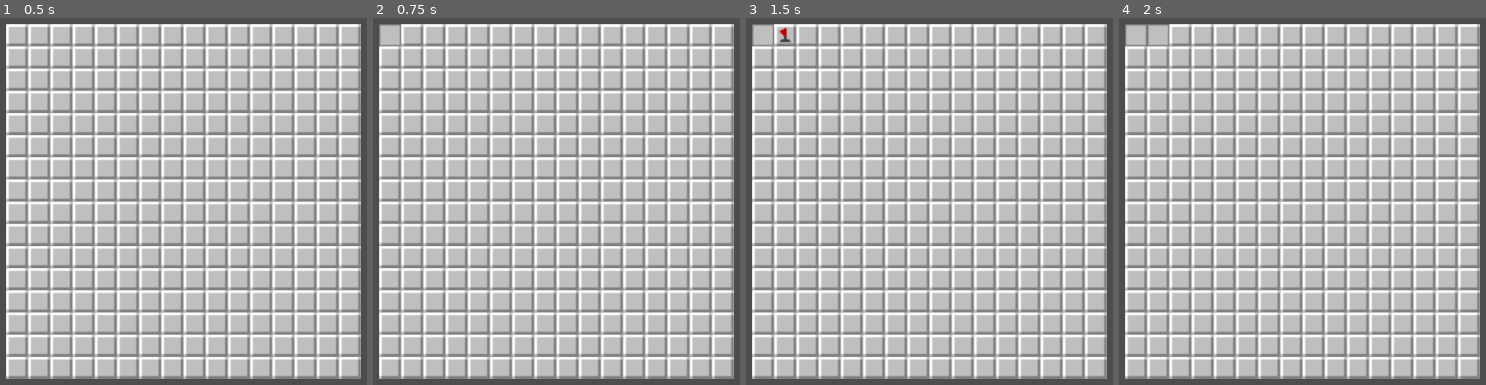
Above: before the commit, frames 1-4 (left to right).
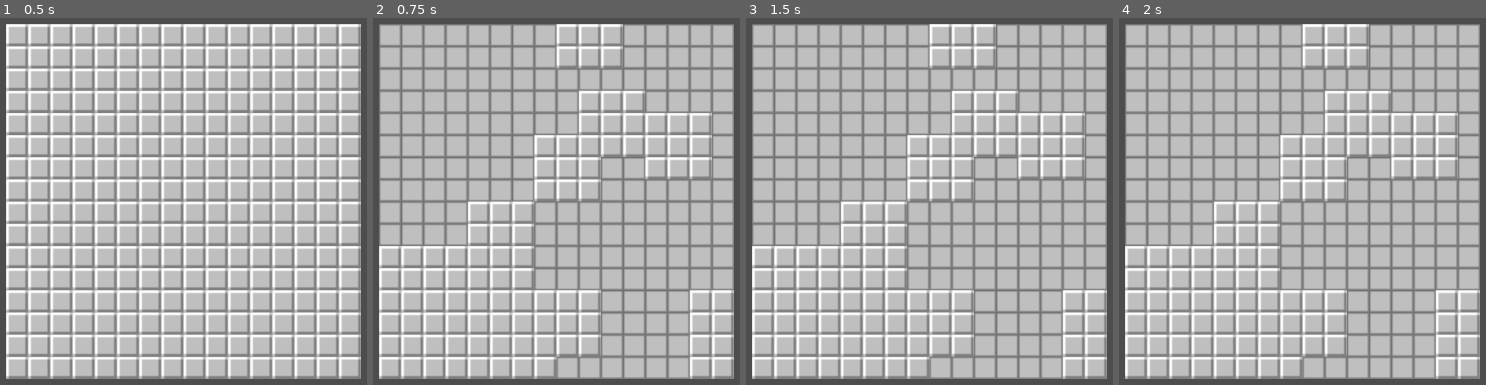
Above: after the commit, the same moments.

Repository: Legendaren/Minesweeper
Game: Godot game, scene res://root.tscn
Same seed, same stepped clock (60 frames per second), same inputs: the game is played once before the commit and once after it.
Inputs (mouse positions are in pixels of both pictures, inside the frame that each line leads up to):
- Up to frame 1 (0.5 s): no input
- Up to frame 2 (0.75 s): tap Enter at 0.5 s; move the mouse to (391, 36) at 0.52 s; press the mouse at (391, 36) at 0.53 s
- Up to frame 3 (1.5 s): tap Space at 1.25 s; move the mouse to (786, 36) at 1.27 s; release the mouse at (786, 36) at 1.28 s; right-click (786, 36) at 1.35 s
- Up to frame 4 (2 s): click (1159, 36) at 1.55 s

Frame 1 is identical in both runs. In frame 2, 21% of the frame differs, in the area x 1-99%, y 1-99%; in frame 3, 21%; in frame 4, 21%.

Commit message:
Reveal adjacent empty cells

Diff:
--- a/CellGrid.gd
+++ b/CellGrid.gd
@@ -11,6 +11,7 @@
 # Called when the node enters the scene tree for the first time.
 func _ready():
 	EventBus.mine_revealed.connect(on_mine_reveal)
+	EventBus.empty_cell_revealed.connect(on_empty_cell_reveal)
 
 	var grid: Array[Array] = cell_grid_generator.generate_empty_grid(ROW_COUNT, COLUMN_COUNT)
 	cells = grid
@@ -27,7 +28,47 @@
 	reveal_all_cells()
 
 
+func on_empty_cell_reveal(_cell: CellComponent) -> void:
+	print("Empty cell reveal")
+	var connected_empty_cells = connected_neighbor_empty_cells(cells, 5, 5)
+	for cell_pos in connected_empty_cells:
+		var cell: CellComponent = cells[cell_pos[0]][cell_pos[1]]
+		cell.reveal_cell()
+
+
 func reveal_all_cells() -> void:
 	for row in cells:
 		for cell: CellComponent in row:
 			cell.reveal_cell()
+
+
+func neighbor_empty_cells(grid: Array[Array], row: int, col: int) -> Array:
+	var neighbor_cells: Array = CellUtils.neighbor_positions(grid, row, col)
+	var empty_cells: Array = []
+	for pos in neighbor_cells:
+		var p_row: int = pos[0]
+		var p_col: int = pos[1]
+		var neighbor_cell: CellComponent = grid[p_row][p_col]
+		if neighbor_cell.cell_state == Enums.CellState.EMPTY:
+			empty_cells.append(pos)
+	return empty_cells
+
+
+func connected_neighbor_empty_cells(grid: Array[Array], row: int, col: int) -> Array:
+	var connected_cells := {}
+	var neighbor_queue = []
+	var neighbor_empty_cells: Array = neighbor_empty_cells(grid, row, col)
+	neighbor_queue.append_array(neighbor_empty_cells)
+
+	while not neighbor_queue.is_empty():
+		var neighbor_pos = neighbor_queue.pop_back()
+		var neighbor_str = "%d,%d" % [neighbor_pos[0], neighbor_pos[1]]
+		if not connected_cells.has(neighbor_str):
+			connected_cells[neighbor_str] = neighbor_pos
+			var nested_connected_neighbor = neighbor_empty_cells(grid, neighbor_pos[0], neighbor_pos[1])
+			neighbor_queue.append_array(nested_connected_neighbor)
+
+	var connected_cells_arr = []
+	for cell_str in connected_cells:
+		connected_cells_arr.append(connected_cells[cell_str])
+	return connected_cells_arr
--- a/Components/CellComponent.gd
+++ b/Components/CellComponent.gd
@@ -58,16 +58,18 @@
 	return neighbor_mines_to_region.get(neighbor_mines)
 
 func click_cell():
+	print("Cell selected")
+	print("Cell neighbor mines: ", neighbor_mine_count)
+	print("Cell has state ", Enums.CellState.keys()[cell_state])
 	reveal_cell()
 	if cell_state == Enums.CellState.MINE:
 		EventBus.mine_revealed.emit(self)
+	elif cell_state == Enums.CellState.EMPTY:
+		EventBus.empty_cell_revealed.emit(self)
 
 func reveal_cell():
 	sprite.region_rect = actual_cell_region
 	is_revealed = true
-	print("Cell selected")
-	print("Cell neighbor mines: ", neighbor_mine_count)
-	print("Cell has state ", Enums.CellState.keys()[cell_state])
 	EventBus.cell_left_click.emit(self)
 
 func flag_cell():
--- a/Components/EventBus.gd
+++ b/Components/EventBus.gd
@@ -3,3 +3,4 @@
 signal cell_left_click(cell: CellComponent)
 signal cell_right_click(cell: CellComponent)
 signal mine_revealed(cell: CellComponent)
+signal empty_cell_revealed(cell: CellComponent)
--- a/cell_grid_generator.gd
+++ b/cell_grid_generator.gd
@@ -32,11 +32,12 @@
 
 
 func increment_neighbor_mines(grid: Array[Array], row: int, col: int) -> void:
-	for pos in neighbor_positions(grid, row, col):
+	for pos in CellUtils.neighbor_positions(grid, row, col):
 		var r = pos[0]
 		var c = pos[1]
 		if CellUtils.in_bounds(grid, r, c):
 			grid[r][c].neighbor_mine_count += 1
+			grid[r][c].cell_state = Enums.CellState.NUMBER
 
 
 func update_cells_based_on_neighbor_mines(grid: Array[Array]) -> void:
@@ -44,21 +45,3 @@
 		for j in range(grid[0].size()):
 			var cell: CellComponent = grid[i][j]
 			cell.init_cell()
-
-func neighbor_positions(grid: Array[Array], row: int, col: int) -> Array:
-	var top_left = [row-1, col-1]
-	var top_center = [row-1, col]
-	var top_right = [row-1, col+1]
-	var center_left = [row, col-1]
-	var center_right = [row, col+1]
-	var bottom_left = [row+1, col-1]
-	var bottom_center = [row+1, col]
-	var bottom_right = [row+1, col+1]
-	var possible_positions = [top_left, top_center, top_right, center_left, center_right, bottom_left, bottom_center, bottom_right]
-	var valid_positions = []
-	for pos in possible_positions:
-		var r = pos[0]
-		var c = pos[1]
-		if CellUtils.in_bounds(grid, r, c):
-			valid_positions.append(pos)
-	return valid_positions
--- a/cell_utils.gd
+++ b/cell_utils.gd
@@ -6,13 +6,33 @@
 static func in_bounds(grid: Array[Array], row: int, col: int) -> bool:
 	var row_count: int = len(grid)
 	var column_count: int = len(grid[0])
-	var row_in_bounds = row >= 0 and row < row_count
-	var col_in_bounds = col >= 0 and col < column_count
+	var row_in_bounds := row >= 0 and row < row_count
+	var col_in_bounds := col >= 0 and col < column_count
 	return row_in_bounds and col_in_bounds
 
+
 static func random_pos(grid: Array[Array]) -> Vector2i:
-	var row_count = len(grid)
-	var column_count = len(grid[0])
-	var random_row = rng.randi_range(0, row_count - 1)
-	var random_col = rng.randi_range(0, column_count - 1)
+	var row_count: int = len(grid)
+	var column_count: int = len(grid[0])
+	var random_row: int = rng.randi_range(0, row_count - 1)
+	var random_col: int = rng.randi_range(0, column_count - 1)
 	return Vector2i(random_row, random_col)
+
+
+static func neighbor_positions(grid: Array[Array], row: int, col: int) -> Array:
+	var top_left = [row-1, col-1]
+	var top_center = [row-1, col]
+	var top_right = [row-1, col+1]
+	var center_left = [row, col-1]
+	var center_right = [row, col+1]
+	var bottom_left = [row+1, col-1]
+	var bottom_center = [row+1, col]
+	var bottom_right = [row+1, col+1]
+	var possible_positions = [top_left, top_center, top_right, center_left, center_right, bottom_left, bottom_center, bottom_right]
+	var valid_positions = []
+	for pos in possible_positions:
+		var r = pos[0]
+		var c = pos[1]
+		if CellUtils.in_bounds(grid, r, c):
+			valid_positions.append(pos)
+	return valid_positions
